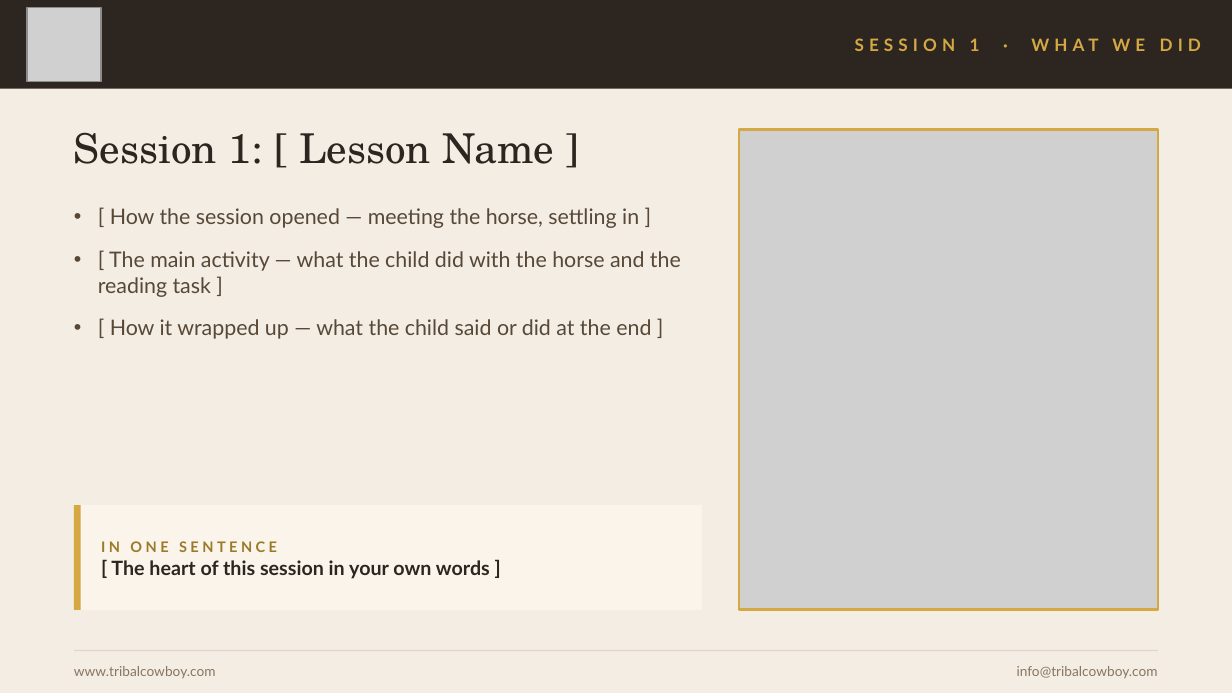
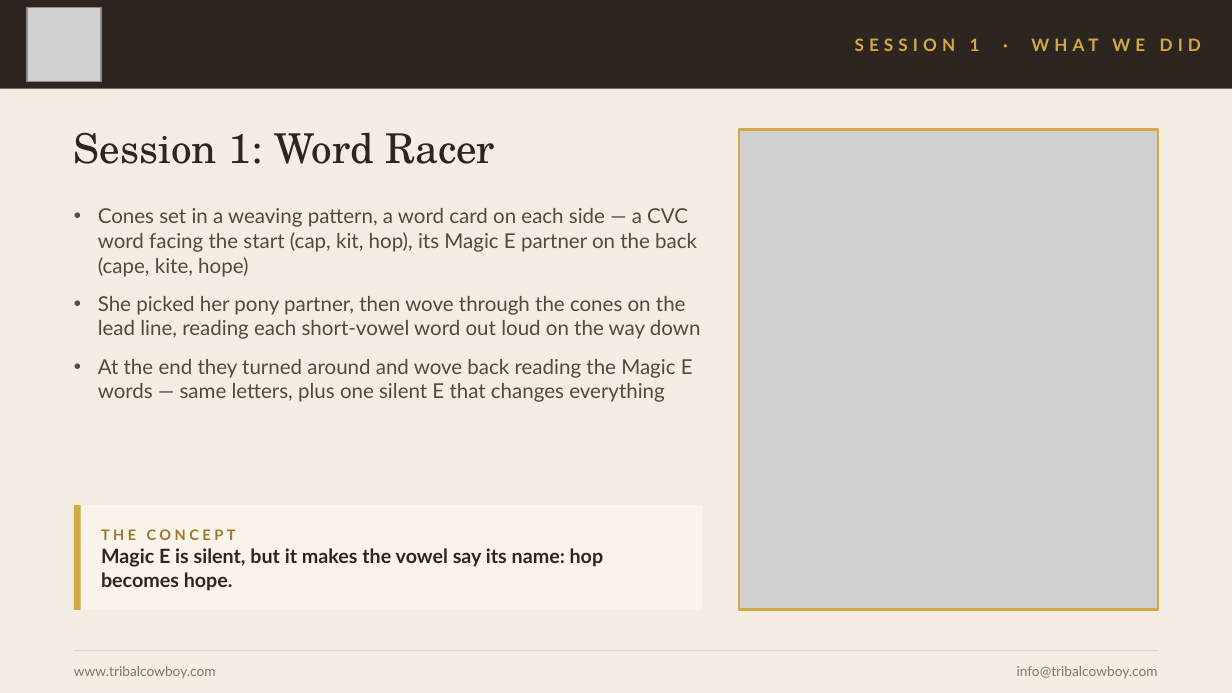
Before and after one commit to mrshuffhines-byte/tribal-cowboy-webhook, a slide deck: slide 3 of content/presentations/HPR-Class4-Practice-Sessions.pptx. Drawn at 1232x693 pixels with LibreOffice and Linux fonts; fonts in the diff are those of the drawing; grey boxes stand for pictures. Boxes give left, top, right and bottom in pixels: in the first picture for what was removed or moved away, otherwise in the second. Text is boxed around its words. In the diff, an @@ line names an element or a change of style, - is before the commit and + after.

```diff
--- a/content/presentations/HPR-Class4-Practice-Sessions.pptx
+++ b/content/presentations/HPR-Class4-Practice-Sessions.pptx
@@ text at box(74, 132, 495, 164): text changed @@
-Session 1: [ Lesson Name ]
+Session 1: Word Racer
@@ text at box(98, 208, 701, 402): text changed; size 12.5 to 12 pt @@
-• [ How the session opened — meeting the horse, settling in ]
-• [ The main activity — what the child did with the horse and the reading task ]
-• [ How it wrapped up — what the child said or did at the end ]
+• Cones set in a weaving pattern, a word card on each side — a CVC word facing the start (cap, kit, hop), its Magic E partner on the back (cape, kite, hope)
+• She picked her pony partner, then wove through the cones on the lead line, reading each short-vowel word out loud on the way down
+• At the end they turned around and wove back reading the Magic E words — same letters, plus one silent E that changes everything
@@ text at box(101, 529, 604, 591): text changed @@
-IN ONE SENTENCE
-[ The heart of this session in your own words ]
+THE CONCEPT
+Magic E is silent, but it makes the vowel say its name: hop becomes hope.
```
Also in this commit, not shown: 2 other slides changed, 1 other file.
